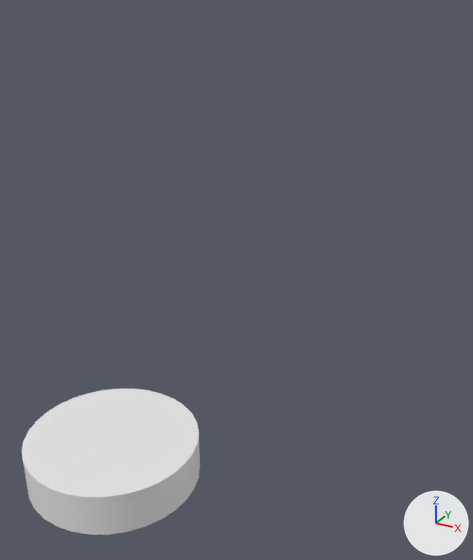
One commit to the FBX model robot_arm.fbx: the scene before it, then after it.
Both versions are drawn from a camera (50 mm lens) standing at (4.25, -4.75, 5.19) and looking at (1.02, 1.13, 2.25). Lighting does not change. The marker at lower right points along +X, +Y and +Z. The picture after the commit comes second. Where no turn or scale is listed for an object, it has been applied to the vertices.
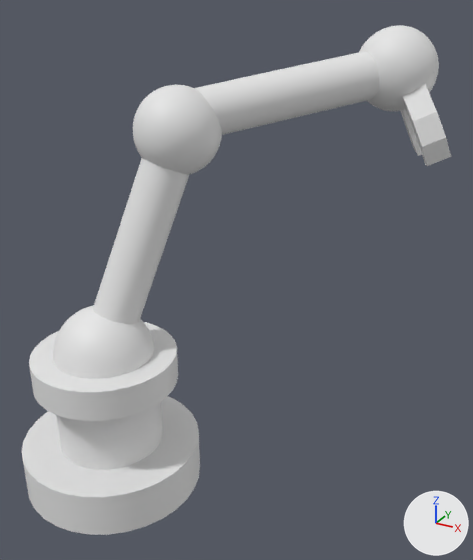
Diff of the bpy script that builds the scene:
```diff
--- a/robot_arm.fbx.py
+++ b/robot_arm.fbx.py
@@ me_cylinder_004 @@
+me_cylinder_004.from_pydata(...)  # 546 vertices, 546 faces; spans x -0.45..1.89, y -0.44..2.12, z -0.45..0.77
@@ me_cylinder_003 @@
+me_cylinder_003.from_pydata(...)  # 546 vertices, 546 faces; spans x -0.54..0.8, y -0.54..1.05, z -0.54..2.51
@@ me_cylinder_002 @@
+me_cylinder_002.from_pydata(...)  # 16 vertices, 14 faces; spans x -0.166..0.411, y -0.159..0.472, z -0.828..0.071
@@ me_cylinder_001 @@
+me_cylinder_001.from_pydata(...)  # 16 vertices, 14 faces; spans x -0.146..0.534, y -0.324..0.166, z -0.825..0.079
@@ me_cylinder_005 @@
+me_cylinder_005.from_pydata(...)  # 482 vertices, 512 faces; spans x -0.445..0.445, y -0.446..0.446, z -0.447..0.447
@@ me_cylinder_007 @@
+me_cylinder_007.from_pydata(...)  # a 32-sided cylinder along z spanning x -0.79..0.79, y -0.79..0.79, z 0.31..0.64; a 32-sided cylinder along z spanning x -0.58..0.58, y -0.58..0.58, z -0.62..0.62
@@ ob_cylinder_003 @@
+ob_cylinder_003 = bpy.data.objects.new('Cylinder.003', me_cylinder_004)
+ob_cylinder_003.location = (0.53, 0.78, 3.91)
@@ ob_cylinder_002 @@
+ob_cylinder_002 = bpy.data.objects.new('Cylinder.002', me_cylinder_003)
+ob_cylinder_002.location = (0.0, 0.0, 1.59)
@@ ob_cylinder_005 @@
+ob_cylinder_005 = bpy.data.objects.new('Cylinder.005', me_cylinder_002)
+ob_cylinder_005.location = (2.22, 2.91, 4.24)
@@ ob_cylinder_001 @@
+ob_cylinder_001 = bpy.data.objects.new('Cylinder.001', me_cylinder_001)
+ob_cylinder_001.location = (2.39, 2.53, 4.26)
@@ ob_cylinder_004 @@
+ob_cylinder_004 = bpy.data.objects.new('Cylinder.004', me_cylinder_005)
+ob_cylinder_004.location = (2.16, 2.67, 4.42)
@@ ob_cylinder_006 @@
+ob_cylinder_006 = bpy.data.objects.new('Cylinder.006', me_cylinder_007)
+ob_cylinder_006.location = (0.0, 0.0, 0.97)
```

Pixel boxes [x1, y1, x2, y2] of what changed, in the pictures (473 x 560 px):
'Cylinder.003', added
    after: [133, 51, 379, 175]
'Cylinder.002', added
    after: [53, 158, 189, 379]
'Cylinder.006', added
    after: [29, 322, 178, 470]
'Cylinder.004', added
    after: [359, 25, 439, 111]
'Cylinder.001', added
    after: [403, 83, 451, 166]
'Cylinder.005', added
    after: [401, 110, 422, 156]
